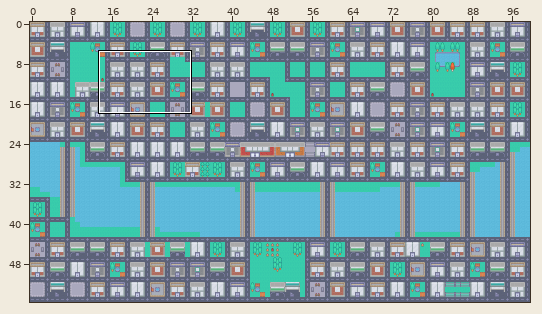
Level history. Tiled map: assets/testMap/map_final.tmx. Above: a wide view before the commit, with the close-up outlined.
Close-up. Before the edit:
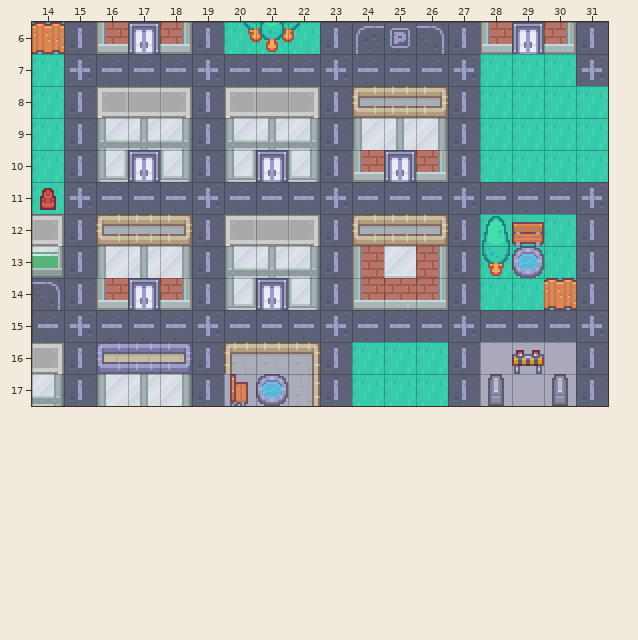
Cells are 16x16 px. Shown: x 14..31, y 6..17. The commit also changed other parts of the map, which this record leaves out.
After:
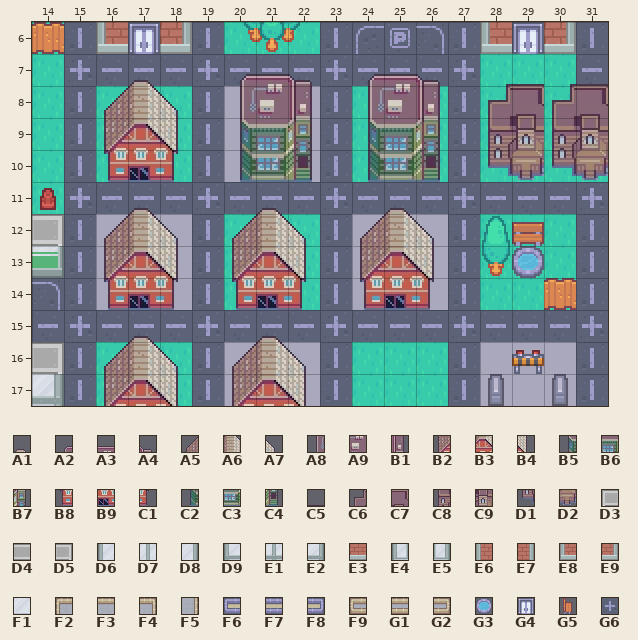
Key: from "houses": A1 2, A2 5, A3 6, A4 7, A5 13, A6 14, A7 15, A8 17, A9 18, B1 19, B2 25, B3 26, B4 27, B5 29, B6 30, B7 31, B8 37, B9 38, C1 39, C2 41, C3 42, C4 43, C5 50, C6 61, C7 62, C8 73, C9 74, D1 85, D2 86; from "roguelikeCity_magenta": D3 204, D4 205, D5 206, D6 272, D7 273, D8 274, D9 275, E1 276, E2 277, E3 298, E4 312, E5 314, E6 407, E7 408, E8 444, E9 445, F1 872; from "urbanRPG": F2 89, F3 90, F4 91, F5 118, F6 138, F7 139, F8 140, F9 146, G1 147, G2 148, G3 230, G4 285, G5 354, G6 407.
__ is an empty cell.
Tiles replaced or removed in this view: D3, D4, D5, D6, D7, D8, D9, E1, E2, E3, E4, E5, E6, E7, E8, E9, F1, F2, F3, F4, F5, F6, F7, F8, F9, G1, G2, G3, G4, G5, G6.
What changed:
Changed rows in their new state; .. is an unchanged cell.
Layer "Tile Layer Over":
first column x 16:
 7 .. A1 .. .. A2 A3 A4 .. A2 A3 A4 .. .. C5 .. C5
 8 A5 A6 A7 .. A8 A9 B1 .. A8 A9 B1 .. C6 C7 C6 C7
 9 B2 B3 B4 .. B5 B6 B7 .. B5 B6 B7 .. C8 C9 C8 C9
10 B8 B9 C1 .. C2 C3 C4 .. C2 C3 C4 .. D1 D2 D1 D2
11 .. A1 .. .. .. A1 .. .. .. A1 .. .. .. .. .. ..
12 A5 A6 A7 .. A5 A6 A7 .. A5 A6 A7 .. .. .. .. ..
13 B2 B3 B4 .. B2 B3 B4 .. B2 B3 B4 .. .. .. .. ..
14 B8 B9 C1 .. B8 B9 C1 .. B8 B9 C1 .. .. .. .. ..
15 .. A1 .. .. .. A1 .. .. .. .. .. .. .. .. .. ..
16 A5 A6 A7 .. A5 A6 A7 .. .. .. .. .. .. .. .. ..
17 B2 B3 B4 .. B2 B3 B4 .. .. .. .. .. .. .. .. ..
Where, in picture pixels (left, top, right, bottom), the same in both close-ups:
changed: (96, 80, 192, 406)
changed: (224, 74, 320, 406)
changed: (352, 74, 448, 310)
changed: (488, 56, 608, 180)
